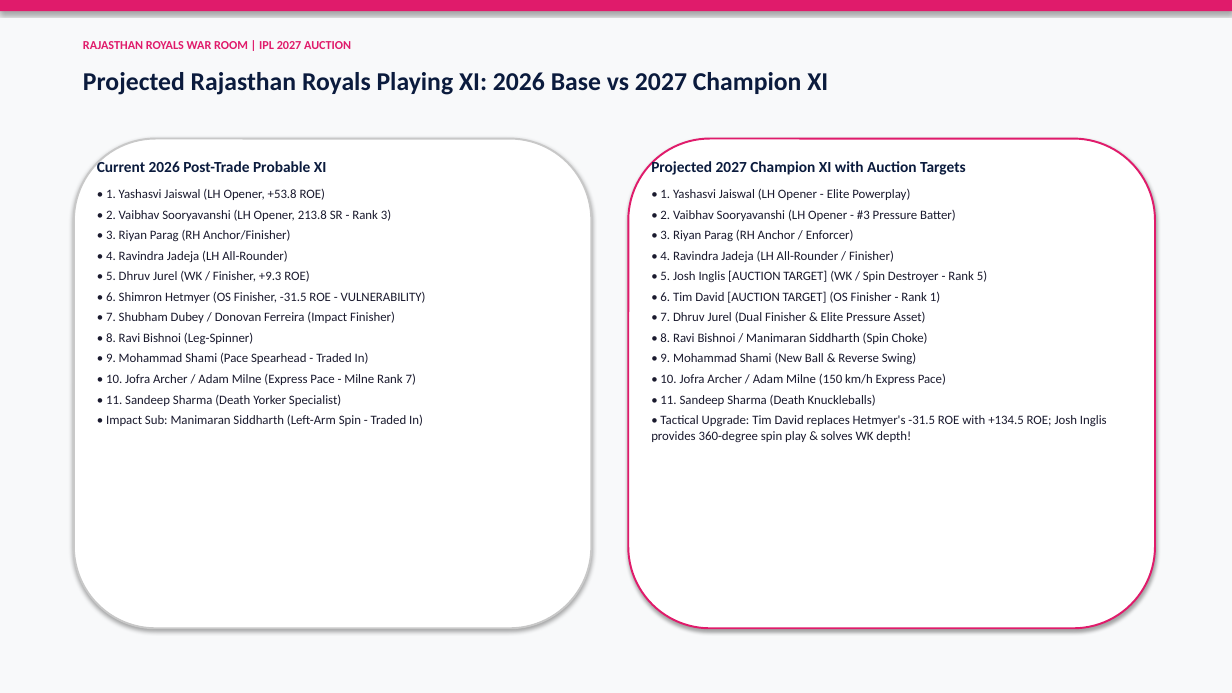
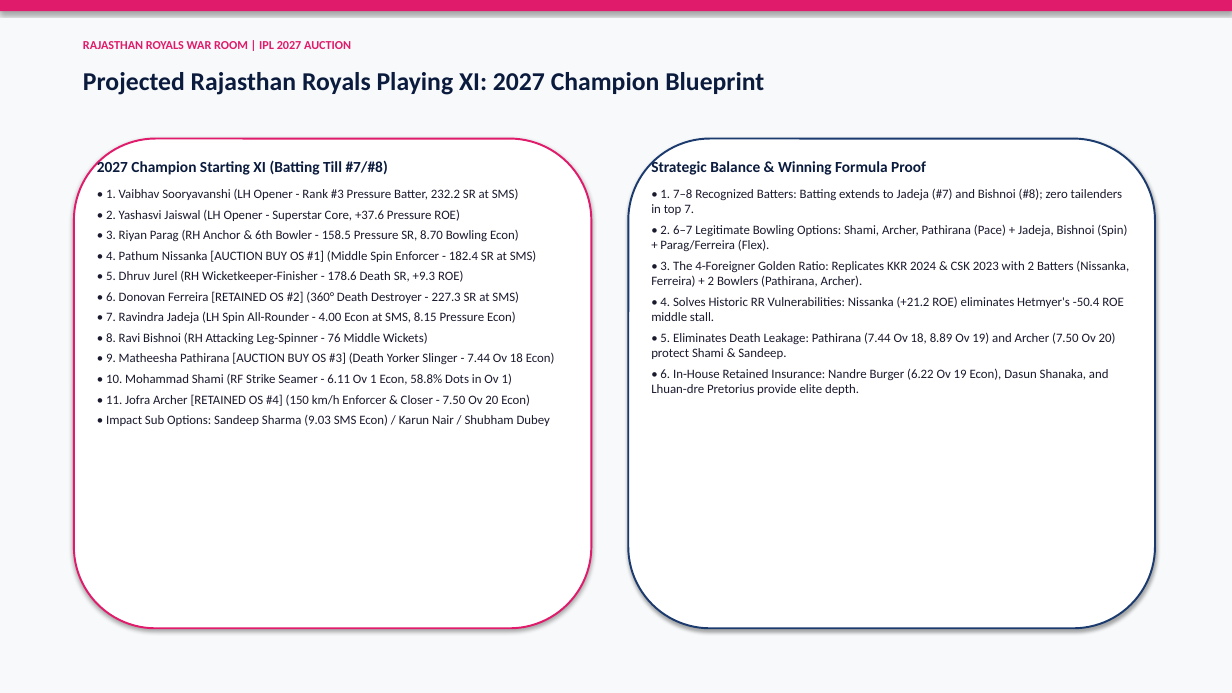
Before and after one commit to MohamedNavith/Rajasthan-Royals-Hackathon, a slide deck: slide 11 of outputs/rr_auction_presentation.pptx. Drawn at 1232x693 pixels with LibreOffice and Linux fonts; fonts in the diff are those of the drawing. Boxes give left, top, right and bottom in pixels: in the first picture for what was removed or moved away, otherwise in the second. Text is boxed around its words. In the diff, an @@ line names an element or a change of style, - is before the commit and + after.

Commit message:
Update PDF report, PPTX presentation, and code with 2027 Champion Playing XI and 20-over plan

```diff
--- a/outputs/rr_auction_presentation.pptx
+++ b/outputs/rr_auction_presentation.pptx
@@ text at <box>83,72,764,95</box>: text changed @@
-Projected Rajasthan Royals Playing XI: 2026 Base vs 2027 Champion XI
+Projected Rajasthan Royals Playing XI: 2027 Champion Blueprint
@@ rounded rectangle at <box>74,139,592,628</box>: outline #C8C8C8 1.5 pt to #E01B6B 1.5 pt @@
@@ rounded rectangle at <box>628,139,1155,628</box>: outline #E01B6B 1.5 pt to #1B3B6F 1.5 pt @@
@@ text at <box>97,159,555,426</box>: text changed @@
-Current 2026 Post-Trade Probable XI
-• 1. Yashasvi Jaiswal (LH Opener, +53.8 ROE)
-• 2. Vaibhav Sooryavanshi (LH Opener, 213.8 SR - Rank 3)
-• 3. Riyan Parag (RH Anchor/Finisher)
-• 4. Ravindra Jadeja (LH All-Rounder)
-• 5. Dhruv Jurel (WK / Finisher, +9.3 ROE)
-• 6. Shimron Hetmyer (OS Finisher, -31.5 ROE - VULNERABILITY)
-• 7. Shubham Dubey / Donovan Ferreira (Impact Finisher)
-• 8. Ravi Bishnoi (Leg-Spinner)
-• 9. Mohammad Shami (Pace Spearhead - Traded In)
-• 10. Jofra Archer / Adam Milne (Express Pace - Milne Rank 7)
-• 11. Sandeep Sharma (Death Yorker Specialist)
-• Impact Sub: Manimaran Siddharth (Left-Arm Spin - Traded In)
+2027 Champion Starting XI (Batting Till #7/#8)
+• 1. Vaibhav Sooryavanshi (LH Opener - Rank #3 Pressure Batter, 232.2 SR at SMS)
+• 2. Yashasvi Jaiswal (LH Opener - Superstar Core, +37.6 Pressure ROE)
+• 3. Riyan Parag (RH Anchor & 6th Bowler - 158.5 Pressure SR, 8.70 Bowling Econ)
+• 4. Pathum Nissanka [AUCTION BUY OS #1] (Middle Spin Enforcer - 182.4 SR at SMS)
+• 5. Dhruv Jurel (RH Wicketkeeper-Finisher - 178.6 Death SR, +9.3 ROE)
+• 6. Donovan Ferreira [RETAINED OS #2] (360° Death Destroyer - 227.3 SR at SMS)
+• 7. Ravindra Jadeja (LH Spin All-Rounder - 4.00 Econ at SMS, 8.15 Pressure Econ)
+• 8. Ravi Bishnoi (RH Attacking Leg-Spinner - 76 Middle Wickets)
+• 9. Matheesha Pathirana [AUCTION BUY OS #3] (Death Yorker Slinger - 7.44 Ov 18 Econ)
+• 10. Mohammad Shami (RF Strike Seamer - 6.11 Ov 1 Econ, 58.8% Dots in Ov 1)
+• 11. Jofra Archer [RETAINED OS #4] (150 km/h Enforcer & Closer - 7.50 Ov 20 Econ)
+• Impact Sub Options: Sandeep Sharma (9.03 SMS Econ) / Karun Nair / Shubham Dubey
@@ text at <box>651,159,1129,395</box>: text changed @@
-Projected 2027 Champion XI with Auction Targets
-• 1. Yashasvi Jaiswal (LH Opener - Elite Powerplay)
-• 2. Vaibhav Sooryavanshi (LH Opener - #3 Pressure Batter)
-• 3. Riyan Parag (RH Anchor / Enforcer)
-• 4. Ravindra Jadeja (LH All-Rounder / Finisher)
-• 5. Josh Inglis [AUCTION TARGET] (WK / Spin Destroyer - Rank 5)
-• 6. Tim David [AUCTION TARGET] (OS Finisher - Rank 1)
-• 7. Dhruv Jurel (Dual Finisher & Elite Pressure Asset)
-• 8. Ravi Bishnoi / Manimaran Siddharth (Spin Choke)
-• 9. Mohammad Shami (New Ball & Reverse Swing)
-• 10. Jofra Archer / Adam Milne (150 km/h Express Pace)
-• 11. Sandeep Sharma (Death Knuckleballs)
-• Tactical Upgrade: Tim David replaces Hetmyer's -31.5 ROE with +134.5 ROE; Josh Inglis provides 360-degree spin play & solves WK depth!
+Strategic Balance & Winning Formula Proof
+• 1. 7–8 Recognized Batters: Batting extends to Jadeja (#7) and Bishnoi (#8); zero tailenders in top 7.
+• 2. 6–7 Legitimate Bowling Options: Shami, Archer, Pathirana (Pace) + Jadeja, Bishnoi (Spin) + Parag/Ferreira (Flex).
+• 3. The 4-Foreigner Golden Ratio: Replicates KKR 2024 & CSK 2023 with 2 Batters (Nissanka, Ferreira) + 2 Bowlers (Pathirana, Archer).
+• 4. Solves Historic RR Vulnerabilities: Nissanka (+21.2 ROE) eliminates Hetmyer's -50.4 ROE middle stall.
+• 5. Eliminates Death Leakage: Pathirana (7.44 Ov 18, 8.89 Ov 19) and Archer (7.50 Ov 20) protect Shami & Sandeep.
+• 6. In-House Retained Insurance: Nandre Burger (6.22 Ov 19 Econ), Dasun Shanaka, and Lhuan-dre Pretorius provide elite depth.
```
Also in this commit, not shown: 1 other slide changed, 1 slide added, 4 other files.
